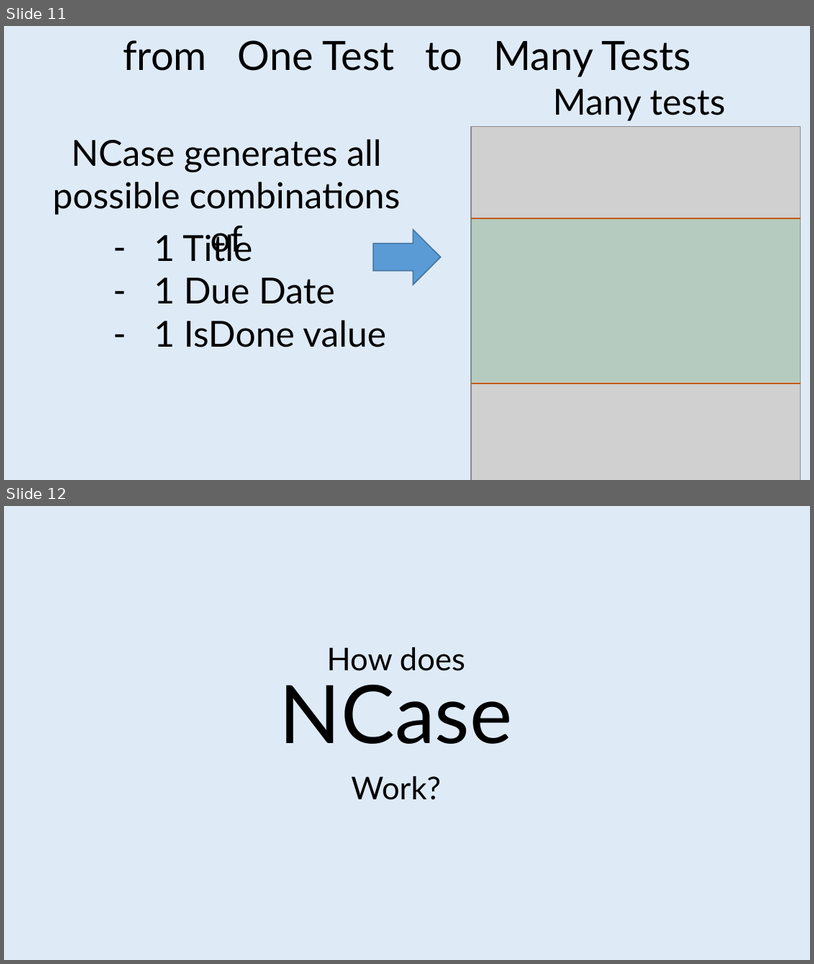
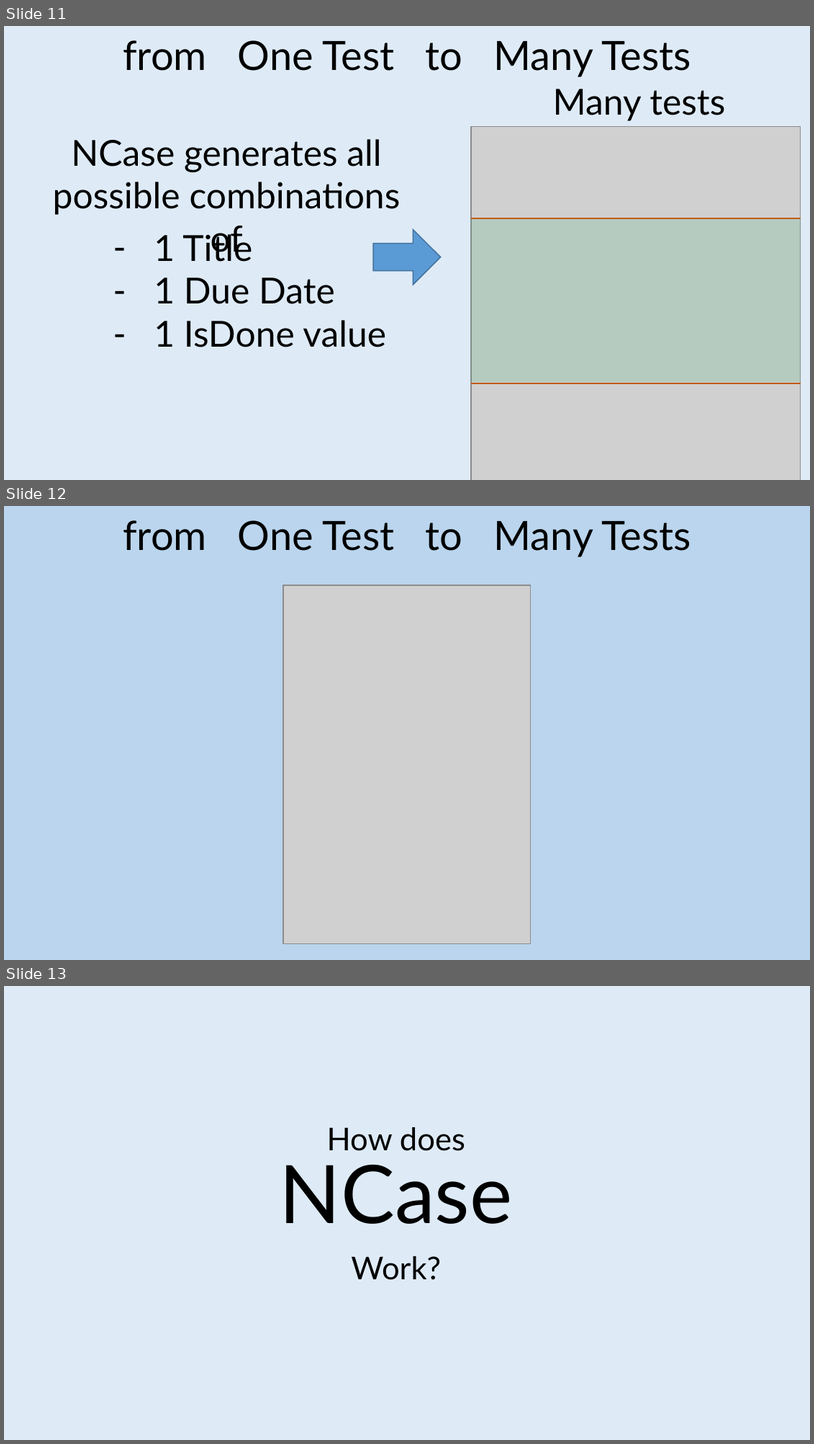
Before and after one commit to jeromerg/NCase, a slide deck: src/Documentation/Slides/Slides.pptx. Shown one above the other, each under a label of ours: slides 11 and 12 before the commit, slides 11, 12 and 13 after it. The pictures are 814x964 and 814x1444 pixels, drawn with LibreOffice and Linux fonts; fonts in the diff are those of the drawing; grey boxes stand for pictures; background and template pictures are left out. Boxes give left, top, right and bottom in pixels: in the first picture for what was removed or moved away, otherwise in the second. Text is boxed around its words. In the diff, an @@ line names an element or a change of style, - is before the commit and + after.

```diff
--- a/src/Documentation/Slides/Slides.pptx
+++ b/src/Documentation/Slides/Slides.pptx
@@ slide 12 added at (4,506,810,960), background picture (left out) @@
@@ rectangle added at (4,506,810,959), fill #5B9BD5 at 42% opacity @@
@@ text added at (123,520,691,557), 36 pt, text #000000 @@
+from One Test to Many Tests
@@ picture added at (284,585,531,943) @@
@@ what was slide 12 is now slide 13 @@
```
Also in this commit, not shown: 7 slides changed, 2 other slides added, 1 slide removed, 3 other files.
